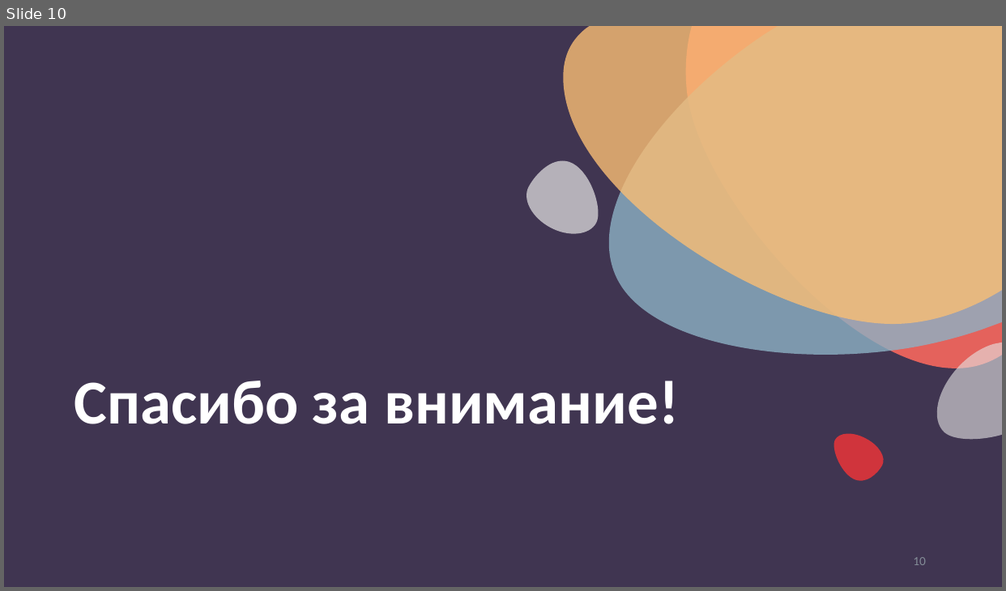
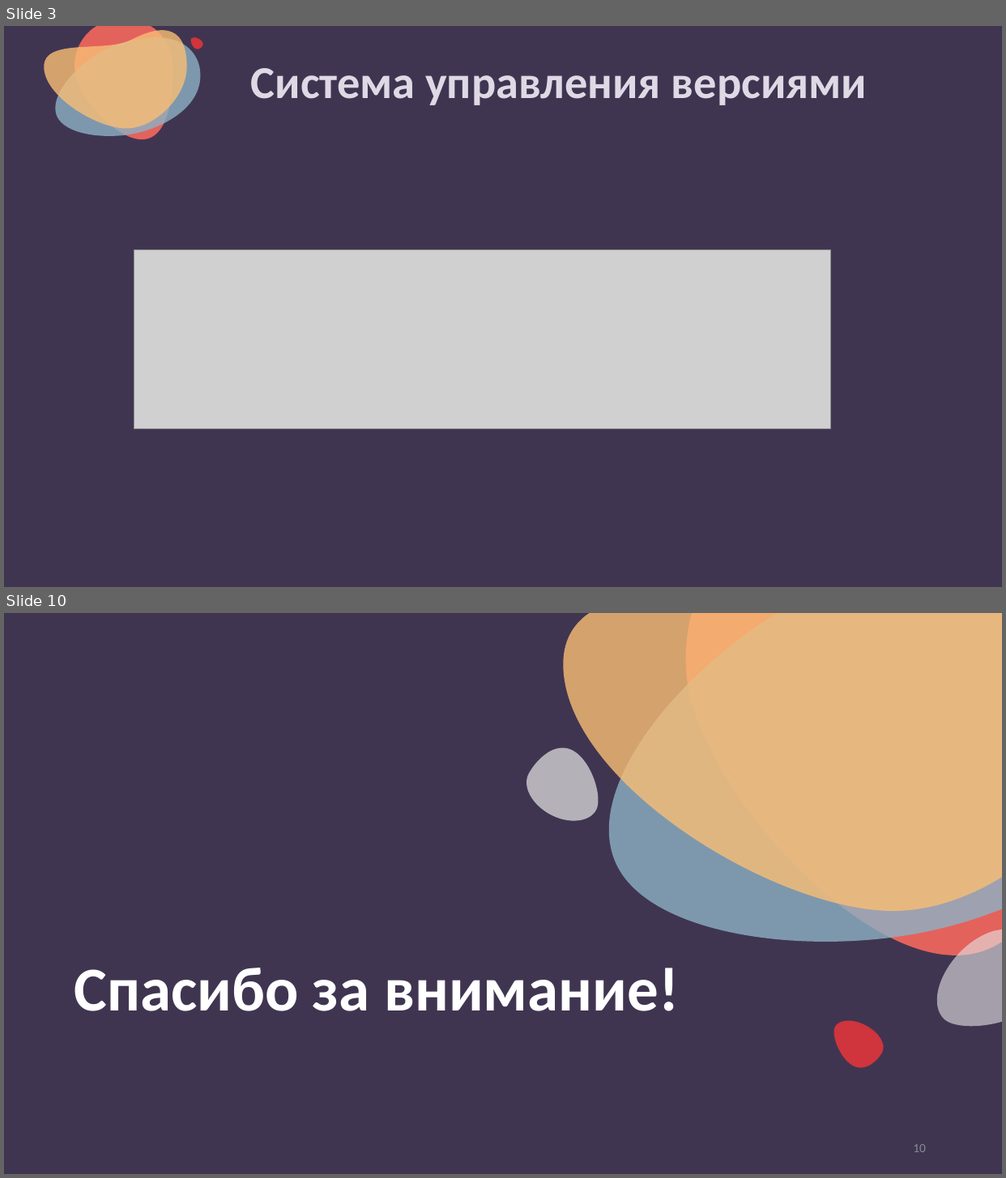
Before and after one commit to nesrv/python-for-odin.study, a slide deck: m5-1-git/презентация.pptx. Shown one above the other, each under a label of ours: slide 10 before the commit, slides 3 and 10 after it; the slides between them are not shown. The pictures are 1006x591 and 1006x1178 pixels, drawn with LibreOffice and Linux fonts; fonts in the diff are those of the drawing; grey boxes stand for pictures. Boxes give left, top, right and bottom in pixels: in the first picture for what was removed or moved away, otherwise in the second. Text is boxed around its words. In the diff, an @@ line names an element or a change of style, - is before the commit and + after.

```diff
--- a/m5-1-git/презентация.pptx
+++ b/m5-1-git/презентация.pptx
@@ slide 3 added at (x1=4, y1=26, x2=1002, y2=587), background #403551 @@
@@ freeform shape added at (x1=44, y1=31, x2=187, y2=129), fill #F9BE75 at 80% opacity @@
@@ freeform shape added at (x1=56, y1=37, x2=201, y2=136), fill #8DB1C4 at 80% opacity @@
@@ freeform shape added at (x1=74, y1=26, x2=172, y2=139), fill #E4625C @@
@@ freeform shape added at (x1=190, y1=37, x2=202, y2=49), fill #D0343C @@
@@ title added at (x1=251, y1=68, x2=867, y2=105), 44 pt, text #DED9E5, bold @@
+Система управления версиями
@@ freeform shape added at (x1=77, y1=140, x2=95, y2=159), fill #403551 @@
@@ picture added at (x1=134, y1=250, x2=830, y2=429) @@
```
Also in this commit, not shown: 1 slide changed, 7 other slides added, 8 slides removed, 10 other files.
